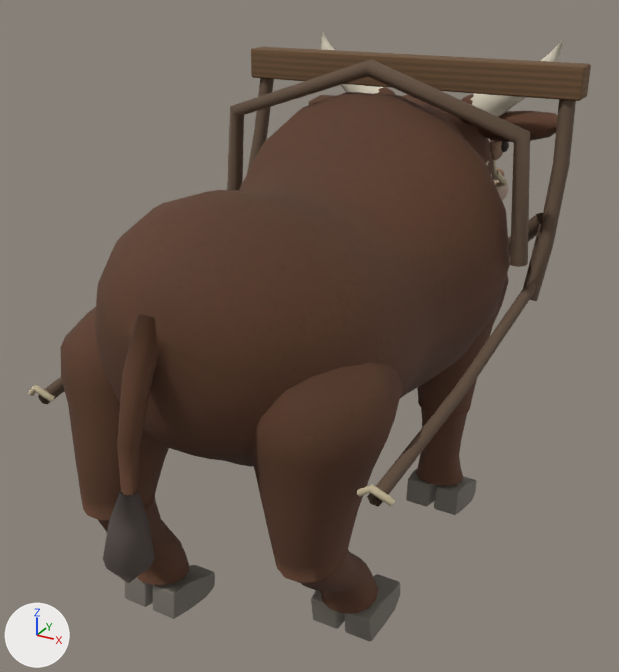
An edit to the glTF model Taierzhuang1938/Model/OxCart/Model_WorkingOx.glb, drawn before and after from the same camera.
Camera for both pictures: a camera (50 mm lens) standing at (1.61, 1.09, 2.58) and looking at (-0.13, 4.24, 1.0). The lights are fixed; the arrows at lower left show +X, +Y and +Z. The picture after the commit comes second. Both versions are drawn at frame 11 of the action 'OxWalk'; the numbers are the values there.

The first picture shows 'OxBodyOxBrownCoat', 'OxHarnessHorseMane', 'OxHarnessOxBrownCoat', 'OxHarnessOxBrownCoat.001', 'OxHarnessWornLeather', 'OxHarnessWornLeather.001', 'OxHarnessWornWoodEdges', 'OxHeadOxBrownCoat', 'OxLegHornAndHoof.001', 'OxLegHornAndHoof.002', 'OxLegHornAndHoof.003', 'OxLegOxBrownCoat.002', 'OxLegOxBrownCoat.003', 'OxLegOxBrownCoat.004', 'OxLegOxBrownCoat.005', 'OxLegOxBrownCoat.006', 'OxLegOxBrownCoat.007' and 6 more.
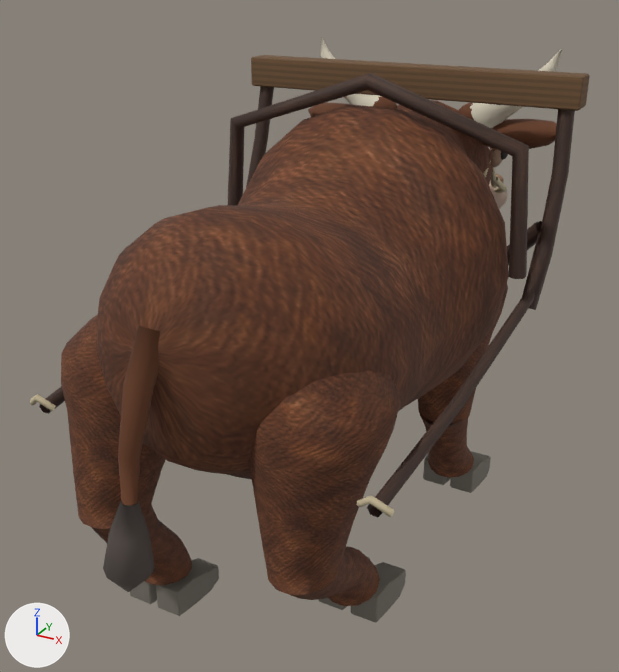
Not drawn themselves, but carrying or shaping drawn objects: ob_oxroot, ob_oxbodypivot, ob_oxfrontrightpivot, ob_oxfrontrightkneepivot, ob_oxheadpivot, ob_oxrearleftpivot, ob_oxrearleftkneepivot, ob_oxrearrightpivot, ob_oxrearrightkneepivot, ob_oxtailpivot.

Changed parts and their boxes [x1, y1, x2, y2] in the pictures (619 x 672 px):
'OxBodyOxBrownCoat', moved: before [95, 92, 510, 467]; after [97, 105, 509, 479]
'OxLegOxBrownCoat.006', moved, turned: before [249, 362, 403, 583]; after [248, 370, 402, 595]
'OxHarnessWornWoodEdges', moved: before [251, 47, 591, 101]; after [251, 55, 590, 111]
'OxHarnessWornLeather.001', surface changed, moved: before [227, 59, 530, 267]; after [228, 73, 529, 279]
'OxLegOxBrownCoat.002', moved, turned: before [60, 307, 169, 520]; after [61, 314, 166, 529]
'OxHarnessWornLeather', surface changed, moved: before [38, 78, 576, 507]; after [39, 86, 575, 517]
'OxHarnessOxBrownCoat.001', moved, turned: before [117, 314, 158, 495]; after [118, 326, 160, 505]
'OxHeadOxBrownCoat', surface changed, moved, turned: before [308, 87, 558, 174]; after [308, 96, 557, 185]
'OxHarnessHorseMane', moved, turned: before [103, 490, 155, 583]; after [103, 501, 155, 592]
'OxLegHornAndHoof.003', moved, turned: before [311, 574, 400, 641]; after [318, 556, 406, 622]
'OxLegOxBrownCoat.004', moved, turned: before [417, 275, 509, 416]; after [418, 284, 508, 423]
'OxLegOxBrownCoat.007', moved, turned: before [301, 549, 378, 613]; after [291, 547, 380, 606]
'OxLegOxBrownCoat.005', surface changed, moved, turned: before [416, 409, 468, 486]; after [418, 408, 474, 478]
'OxLegHornAndHoof.001', moved, turned: before [125, 565, 215, 619]; after [130, 558, 219, 616]
'OxLegHornAndHoof.002', moved, turned: before [406, 469, 477, 515]; after [423, 451, 491, 493]
'OxLegOxBrownCoat.003', moved, turned: before [97, 496, 189, 585]; after [92, 504, 192, 585]
'OxHeadOxHorn', moved, turned: before [321, 30, 563, 117]; after [320, 38, 562, 128]
'OxHarnessHempRope.001', moved: before [28, 154, 497, 506]; after [30, 161, 497, 517]
'OxHeadOxMuzzle', moved, turned (mostly hidden): before [491, 174, 508, 200]; after [489, 180, 508, 209]
'OxHeadOxEyeSocket', moved, turned: before [490, 140, 503, 160]; after [490, 148, 502, 167]
'OxHarnessHempRope', moved, turned: before [493, 171, 507, 187]; after [493, 177, 507, 193]
'OxHeadDarkEye', moved, turned: before [501, 141, 509, 152]; after [501, 151, 508, 160]
'OxHarnessOxEyeSocket', moved, turned (mostly hidden): before [497, 168, 504, 177]; after [496, 174, 504, 183]
'OxHarnessOxBrownCoat', surface changed, moved, turned (not visible afterwards): before [490, 139, 500, 143]

The change, as a list of edits to the scene's bpy script:
```text
Change mat_oxbrowncoat:
    remove # nodes: BsdfPrincipled, OutputMaterial, TexImage
    remove # uses the picture img_oxcoatmottle
    nodes: BsdfPrincipled, NormalMap, OutputMaterial, SeparateColor, TexImage x3
    uses the picture img_texture_oxcoatbasecolor
    uses the picture img_texture_oxcoatmetallicroughness
    uses the picture img_texture_oxcoatnormal
Change mat_wornleather:
    remove # nodes: BsdfPrincipled, OutputMaterial
    remove # colours: brown #614d3d
    nodes: BsdfPrincipled, NormalMap, OutputMaterial, SeparateColor, TexImage x3
    uses the picture img_texture_harnessleatherbasecolor
    uses the picture img_texture_harnessleathermetallicroughness
    uses the picture img_texture_harnessleathernormal
Change ob_oxroot:
    ob_oxroot.location: (0.0, 0.0, 0.0) -> (0.0, 0.0, -0.0404)
Change ob_oxbodypivot:
    ob_oxbodypivot.location: (0.0, 4.15, 1.325) -> (0.0, 4.15, 1.31)
Change ob_oxfrontrightpivot:
    ob_oxfrontrightpivot.rotation_euler: (-0.102, 0.0, 0.0) -> (-0.0926, 0.0, 0.0)  # degrees (-5.8, 0, 0) -> degrees (-5.3, 0, 0)
Change ob_oxfrontrightkneepivot:
    ob_oxfrontrightkneepivot.rotation_euler: (0.0, 0.0, 0.0) -> (0.406, 0.0, 0.0)  # degrees (0, 0, 0) -> degrees (23, 0, 0)
Change ob_oxleghornandhoof_002:
    ob_oxleghornandhoof_002.parent: ob_oxfrontrightkneepivot -> ob_oxfrontrighthoofpivot
    ob_oxleghornandhoof_002.location: (-0.39, -4.75, -0.57) -> (-0.39, -4.79, 0.0)
Change ob_oxheadpivot:
    ob_oxheadpivot.rotation_euler: (0.0374, 0.0, 0.0) -> (0.0419, 0.0, 0.0)  # degrees (2.1, 0, 0) -> degrees (2.4, 0, 0)
Change ob_oxrearleftpivot:
    ob_oxrearleftpivot.rotation_euler: (-0.102, 0.0, 0.0) -> (-0.146, 0.0, 0.0)  # degrees (-5.8, 0, 0) -> degrees (-8.4, 0, 0)
Change ob_oxrearleftkneepivot:
    ob_oxrearleftkneepivot.rotation_euler: (0.0, 0.0, 0.0) -> (0.146, 0.0, 0.0)  # degrees (0, 0, 0) -> degrees (8.4, 0, 0)
Change ob_oxleghornandhoof_001:
    ob_oxleghornandhoof_001.parent: ob_oxrearleftkneepivot -> ob_oxrearlefthoofpivot
    ob_oxleghornandhoof_001.location: (0.39, -3.25, -0.62) -> (0.39, -3.51, 0.0)
Change ob_oxrearrightpivot:
    ob_oxrearrightpivot.rotation_euler: (0.102, 0.0, 0.0) -> (0.0157, 0.0, 0.0)  # degrees (5.8, 0, 0) -> degrees (0.9, 0, 0)
Change ob_oxrearrightkneepivot:
    ob_oxrearrightkneepivot.rotation_euler: (0.0429, 0.0, 0.0) -> (0.316, 0.0, 0.0)  # degrees (2.5, 0, 0) -> degrees (18, 0, 0)
Change ob_oxleghornandhoof_003:
    ob_oxleghornandhoof_003.parent: ob_oxrearrightkneepivot -> ob_oxrearrighthoofpivot
    ob_oxleghornandhoof_003.location: (-0.39, -3.25, -0.62) -> (-0.39, -3.51, 0.0)
Change ob_oxtailpivot:
    ob_oxtailpivot.rotation_euler: (0.0, 0.0448, 0.0) -> (0.0, 0.0497, 0.0)  # degrees (0, 2.6, 0) -> degrees (0, 2.8, 0)
Add ob_oxrearrighthoofpivot:
    ob_oxrearrighthoofpivot = bpy.data.objects.new('OxRearRightHoofPivot', None)
    ob_oxrearrighthoofpivot.parent = ob_oxrearrightkneepivot
    ob_oxrearrighthoofpivot.location = (0.0, 0.26, -0.62)
    ob_oxrearrighthoofpivot.rotation_euler = (-0.332, 0.0, 0.0)  # degrees (-19, 0, 0)
Add ob_oxrearlefthoofpivot:
    ob_oxrearlefthoofpivot = bpy.data.objects.new('OxRearLeftHoofPivot', None)
    ob_oxrearlefthoofpivot.parent = ob_oxrearleftkneepivot
    ob_oxrearlefthoofpivot.location = (0.0, 0.26, -0.62)
    ob_oxrearlefthoofpivot.rotation_euler = (0.000669, 0.0, 0.0)  # degrees (0, 0, 0)
Add ob_oxfrontrighthoofpivot:
    ob_oxfrontrighthoofpivot = bpy.data.objects.new('OxFrontRightHoofPivot', None)
    ob_oxfrontrighthoofpivot.parent = ob_oxfrontrightkneepivot
    ob_oxfrontrighthoofpivot.location = (0.0, 0.04, -0.57)
    ob_oxfrontrighthoofpivot.rotation_euler = (-0.313, 0.0, 0.0)  # degrees (-18, 0, 0)
```
